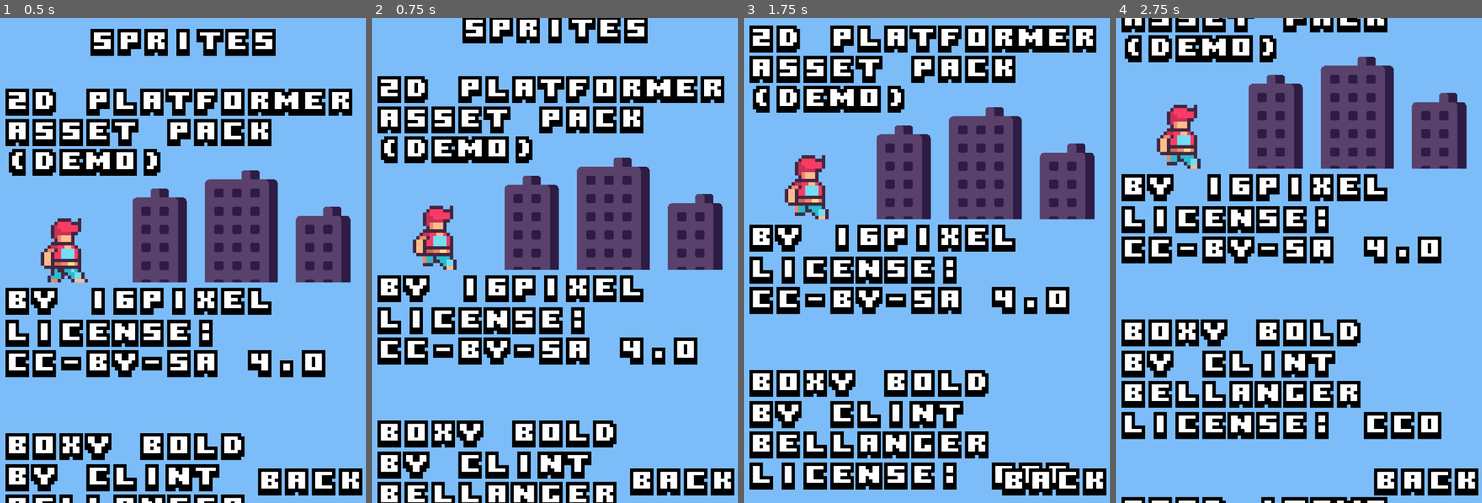
Above: before the commit, frames 1-4 (left to right).
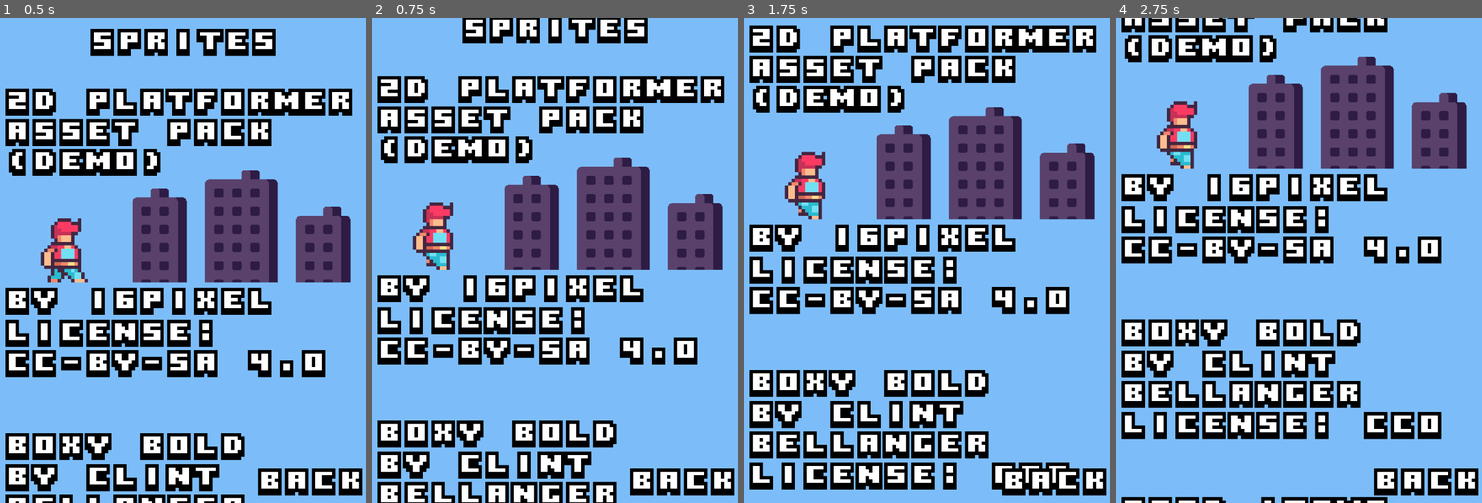
Above: after the commit, the same moments.

Repository: MarmadileManteater/Jump
Game: Godot game, scene res://scenes/credits.tscn
The game is run twice, just before and just after one commit, with the same random seed, the same clock (stepped at 60 frames per second) and the same inputs. This scene is started directly instead of the project's main scene.
Inputs (mouse positions are in pixels of both pictures, inside the frame that each line leads up to):
- Up to frame 1 (0.5 s): no input
- Up to frame 2 (0.75 s): tap Enter (ui_accept) at 0.5 s; move the mouse to (551, 129) at 0.52 s; click (551, 129) at 0.67 s
- Up to frame 3 (1.75 s): tap Enter (ui_accept) at 0.77, 1.52 s; move the mouse to (883, 265) at 1.27 s; click (883, 265) at 1.42 s
- Up to frame 4 (2.75 s): move the mouse to (1284, 275) at 2.02 s; click (1284, 275) at 2.17 s

Frame 1 is identical in both runs. In frame 2, 0.8% of the frame differs, in the area x 11-24%, y 38-52%; in frame 3, 0.8%, in the area x 11-24%, y 27-42%; in frame 4, 0.8%.

Commit message:
Add missing entry to credits

Diff:
--- a/scenes/container_scene.tscn
+++ b/scenes/container_scene.tscn
@@ -87,6 +87,21 @@
 [sub_resource type="TileSet" id="TileSet_hgltv"]
 sources/0 = SubResource("TileSetAtlasSource_p4r1t")
 
+[sub_resource type="Animation" id="Animation_p4r1t"]
+length = 0.001
+tracks/0/type = "value"
+tracks/0/imported = false
+tracks/0/enabled = true
+tracks/0/path = NodePath(".:position")
+tracks/0/interp = 1
+tracks/0/loop_wrap = true
+tracks/0/keys = {
+"times": PackedFloat32Array(0),
+"transitions": PackedFloat32Array(1),
+"update": 0,
+"values": [Vector2(0, 0)]
+}
+
 [sub_resource type="Animation" id="Animation_oioyk"]
 resource_name = "bob"
 length = 2.0
@@ -102,21 +117,6 @@
 "transitions": PackedFloat32Array(1, 1, 1),
 "update": 0,
 "values": [Vector2(0, 0), Vector2(0, -31), Vector2(0, 0)]
-}
-
-[sub_resource type="Animation" id="Animation_p4r1t"]
-length = 0.001
-tracks/0/type = "value"
-tracks/0/imported = false
-tracks/0/enabled = true
-tracks/0/path = NodePath(".:position")
-tracks/0/interp = 1
-tracks/0/loop_wrap = true
-tracks/0/keys = {
-"times": PackedFloat32Array(0),
-"transitions": PackedFloat32Array(1),
-"update": 0,
-"values": [Vector2(0, 0)]
 }
 
 [sub_resource type="AnimationLibrary" id="AnimationLibrary_hgltv"]
--- a/scenes/credits.tscn
+++ b/scenes/credits.tscn
@@ -9,6 +9,7 @@
 [ext_resource type="Texture2D" uid="uid://co5xhg7bopv8t" path="res://assets/spritesheets/food_items16x16.png" id="5_8gwij"]
 [ext_resource type="Texture2D" uid="uid://cypcqj4fqn6ii" path="res://assets/spritesheets/16Pixel - 2D Shooter Demo/background/cloud.png" id="6_mah5v"]
 [ext_resource type="Texture2D" uid="uid://cct6u775yil07" path="res://assets/spritesheets/16Pixel - 2D Shooter Demo/forest/mountain2_recolon1.png" id="7_kyhnv"]
+[ext_resource type="Texture2D" uid="uid://bgy6u2cfr8puh" path="res://assets/spritesheets/Old enemies.png" id="8_7lgdl"]
 
 [sub_resource type="TileSetAtlasSource" id="TileSetAtlasSource_2ckv8"]
 texture = ExtResource("1_0bpdh")
@@ -147,6 +148,35 @@
 [sub_resource type="TileSet" id="TileSet_kyhnv"]
 sources/0 = SubResource("TileSetAtlasSource_mah5v")
 
+[sub_resource type="AtlasTexture" id="AtlasTexture_c6kru"]
+atlas = ExtResource("8_7lgdl")
+region = Rect2(32, 112, 16, 16)
+
+[sub_resource type="AtlasTexture" id="AtlasTexture_qbfqv"]
+atlas = ExtResource("8_7lgdl")
+region = Rect2(48, 112, 16, 16)
+
+[sub_resource type="AtlasTexture" id="AtlasTexture_x5q3x"]
+atlas = ExtResource("8_7lgdl")
+region = Rect2(64, 112, 16, 16)
+
+[sub_resource type="SpriteFrames" id="SpriteFrames_nmdnh"]
+animations = [{
+"frames": [{
+"duration": 1.0,
+"texture": SubResource("AtlasTexture_c6kru")
+}, {
+"duration": 1.0,
+"texture": SubResource("AtlasTexture_qbfqv")
+}, {
+"duration": 1.0,
+"texture": SubResource("AtlasTexture_x5q3x")
+}],
+"loop": true,
+"name": &"default",
+"speed": 5.0
+}]
+
 [sub_resource type="TileSetAtlasSource" id="TileSetAtlasSource_ooihk"]
 texture = ExtResource("1_0bpdh")
 texture_region_size = Vector2i(18, 16)
@@ -295,7 +325,7 @@
 scale = Vector2(8, 8)
 sprite_frames = SubResource("SpriteFrames_ih6pn")
 autoplay = "default"
-frame_progress = 0.02032
+frame_progress = 0.350474
 
 [node name="building" type="Sprite2D" parent="Credits/2D Platformer Asset Pack"]
 texture_filter = 1
@@ -489,8 +519,82 @@
 tile_map_data = PackedByteArray("AAACAAEAAAAAAAQAAAABAAEAAAADAAQAAAAEAAEAAAAEAAMAAAAFAAEAAAAFAAQAAAAGAAEAAAACAAUAAAAHAAEAAAAEAAMAAAAIAAEAAAABAAIAAAADAAEAAAACAAMAAAAKAAEAAAACAAMAAAALAAEAAAACAAMAAAAMAAEAAAAGAAQAAAA=")
 tile_set = SubResource("TileSet_0ctdu")
 
+[node name="Platformer Baddies" type="Node2D" parent="Credits"]
+position = Vector2(0, 1966)
+
+[node name="Control" type="Control" parent="Credits/Platformer Baddies"]
+layout_mode = 3
+anchors_preset = 0
+offset_left = 37.0
+offset_top = 62.0
+offset_right = 677.0
+offset_bottom = 207.0
+mouse_filter = 1
+mouse_default_cursor_shape = 2
+script = ExtResource("1_2ckv8")
+link = "https://opengameart.org/content/platformer-baddies"
+
+[node name="Line 1" type="TileMapLayer" parent="Credits/Platformer Baddies/Control"]
+texture_filter = 1
+position = Vector2(-66, -63)
+scale = Vector2(4, 4)
+tile_map_data = PackedByteArray("AAACAAEAAAADAAQAAAABAAEAAAAHAAQAAAAEAAEAAAADAAUAAAAGAAEAAAAGAAQAAAAHAAEAAAABAAUAAAAIAAEAAAAEAAQAAAAJAAEAAAAEAAMAAAAKAAEAAAABAAUAAAADAAEAAAAAAAMAAAAFAAEAAAAFAAMAAAA=")
+tile_set = SubResource("TileSet_0ctdu")
+
+[node name="Line 2" type="TileMapLayer" parent="Credits/Platformer Baddies/Control"]
+texture_filter = 1
+position = Vector2(-66, 9)
+scale = Vector2(4, 4)
+tile_map_data = PackedByteArray("AAACAAEAAAAAAAMAAAABAAEAAAABAAMAAAADAAEAAAADAAMAAAAEAAEAAAADAAMAAAAFAAEAAAAAAAQAAAAGAAEAAAAEAAMAAAAHAAEAAAACAAUAAAA=")
+tile_set = SubResource("TileSet_0ctdu")
+
+[node name="Control2" type="Control" parent="Credits/Platformer Baddies"]
+layout_mode = 3
+anchors_preset = 0
+offset_left = 37.0
+offset_top = 209.0
+offset_right = 746.0
+offset_bottom = 279.0
+mouse_filter = 1
+mouse_default_cursor_shape = 2
+script = ExtResource("1_2ckv8")
+link = "https://opengameart.org/users/grafxkid"
+
+[node name="Line 1" type="TileMapLayer" parent="Credits/Platformer Baddies/Control2"]
+texture_filter = 1
+position = Vector2(-66, -63)
+scale = Vector2(4, 4)
+tile_map_data = PackedByteArray("AAACAAEAAAAIAAUAAAABAAEAAAABAAMAAAAEAAEAAAAGAAMAAAAFAAEAAAABAAUAAAAGAAEAAAAAAAMAAAAHAAEAAAAFAAMAAAAIAAEAAAAHAAUAAAAJAAEAAAACAAQAAAAKAAEAAAAAAAQAAAALAAEAAAADAAMAAAA=")
+tile_set = SubResource("TileSet_0ctdu")
+
+[node name="Control3" type="Control" parent="Credits/Platformer Baddies"]
+layout_mode = 3
+anchors_preset = 0
+offset_left = 37.0
+offset_top = 419.0
+offset_right = 815.0
+offset_bottom = 485.0
+mouse_filter = 1
+mouse_default_cursor_shape = 2
+script = ExtResource("1_2ckv8")
+link = "http://creativecommons.org/publicdomain/zero/1.0/"
+
+[node name="Line 1" type="TileMapLayer" parent="Credits/Platformer Baddies/Control3"]
+texture_filter = 1
+position = Vector2(-66, -63)
+scale = Vector2(4, 4)
+tile_map_data = PackedByteArray("AAACAAEAAAAAAAQAAAABAAEAAAADAAQAAAAEAAEAAAAEAAMAAAAFAAEAAAAFAAQAAAAGAAEAAAACAAUAAAAHAAEAAAAEAAMAAAAIAAEAAAABAAIAAAADAAEAAAACAAMAAAAKAAEAAAACAAMAAAALAAEAAAACAAMAAAAMAAEAAAAGAAQAAAA=")
+tile_set = SubResource("TileSet_0ctdu")
+
+[node name="AnimatedSprite2D" type="AnimatedSprite2D" parent="Credits/Platformer Baddies"]
+texture_filter = 1
+position = Vector2(96, 340)
+scale = Vector2(6, 6)
+sprite_frames = SubResource("SpriteFrames_nmdnh")
+frame_progress = 0.67691
+
 [node name="SFXTitle" type="Node2D" parent="Credits"]
-position = Vector2(2, 1980)
+position = Vector2(2, 2557)
 
 [node name="Control4" type="Control" parent="Credits/SFXTitle"]
 layout_mode = 3
@@ -500,6 +604,7 @@
 offset_right = 682.0
 offset_bottom = 107.0
 mouse_filter = 1
+metadata/_edit_use_anchors_ = true
 
 [node name="Line 1" type="TileMapLayer" parent="Credits/SFXTitle/Control4"]
 texture_filter = 1
@@ -509,7 +614,7 @@
 tile_set = SubResource("TileSet_0ctdu")
 
 [node name="8-Bit Platformer SFX" type="Node2D" parent="Credits"]
-position = Vector2(0, 2078)
+position = Vector2(0, 2655)
 
 [node name="Control" type="Control" parent="Credits/8-Bit Platformer SFX"]
 layout_mode = 3
@@ -635,6 +740,12 @@
 position = Vector2(1691, 2053)
 scale = Vector2(4, 4)
 texture = ExtResource("7_kyhnv")
+
+[node name="Cover2" type="Polygon2D" parent="."]
+position = Vector2(-3, 1167)
+scale = Vector2(1, 0.750929)
+color = Color(0.117647, 0.454902, 0.447059, 1)
+polygon = PackedVector2Array(-83, 1749, -94, 2542, 1024, 2531, 1023, 1542.09, 556, 1571.39, 314, 1567.39, 16, 1546.09)
 
 [node name="CanvasLayer" type="CanvasLayer" parent="."]
 
--- a/scripts/credits.gd
+++ b/scripts/credits.gd
@@ -11,4 +11,4 @@
 		for child in children:
 			child.position.y -= 2
 			if (child.position.y < -750):
-				child.position.y = 2035.0
+				child.position.y = 2655.0
Not shown, added: assets/spritesheets/Old enemies.txt
Not shown: 1 places in scenes/credits.tscn that only renumber resources
Not shown, changed: CREDITS
